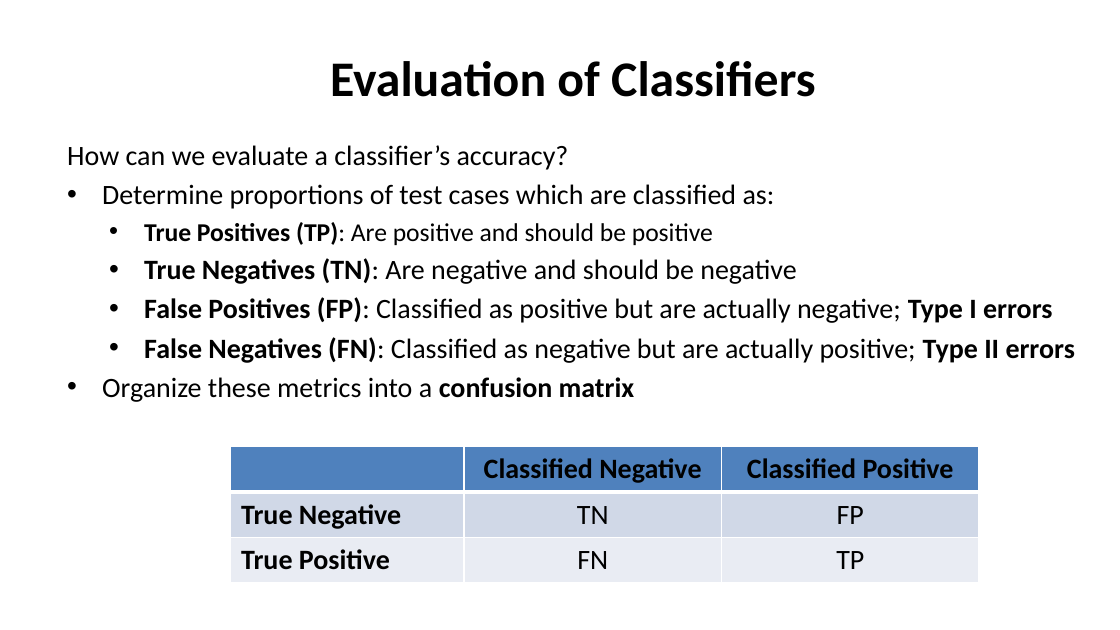
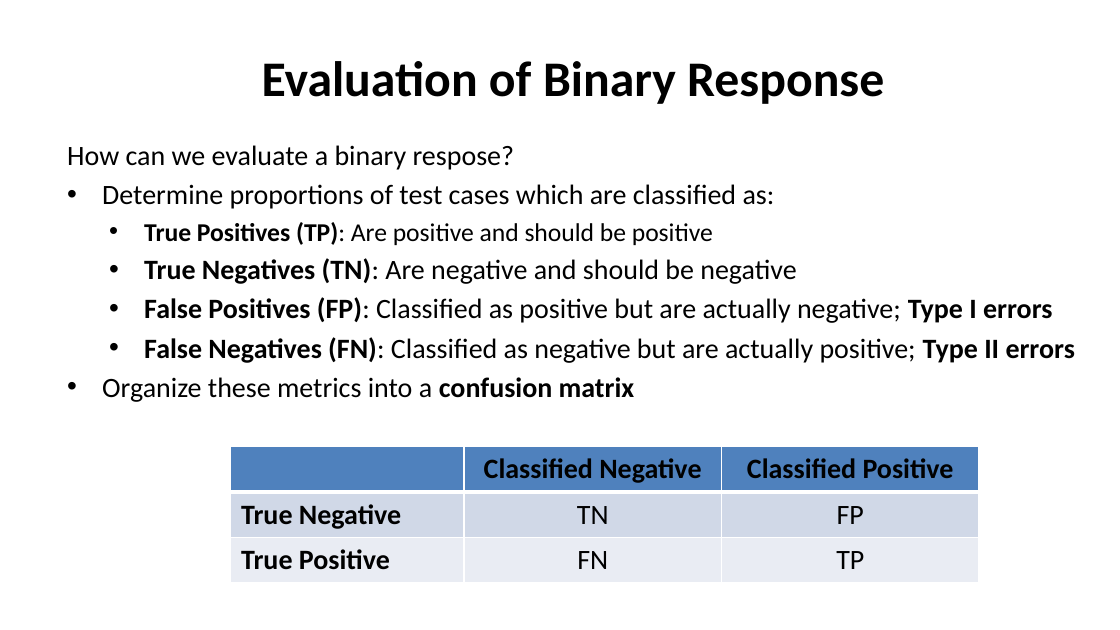
Before and after one commit to StephenElston/CSCI-E-83, a slide deck: slide 35 of LectureSlides/09_GeneralizingTheLinearModel.pptx. Drawn at 1120x630 pixels with LibreOffice and Linux fonts; fonts in the diff are those of the drawing. Boxes give left, top, right and bottom in pixels: in the first picture for what was removed or moved away, otherwise in the second. Text is boxed around its words. In the diff, an @@ line names an element or a change of style, - is before the commit and + after.

```diff
--- a/LectureSlides/09_GeneralizingTheLinearModel.pptx
+++ b/LectureSlides/09_GeneralizingTheLinearModel.pptx
@@ title at [262, 61, 884, 104]: text changed @@
-Evaluation of Classifiers
+Evaluation of Binary Response
@@ text at [67, 145, 515, 170]: text changed @@
-How can we evaluate a classifier’s accuracy?
+How can we evaluate a binary respose?
```
Also in this commit, not shown: 13 other slides changed.
